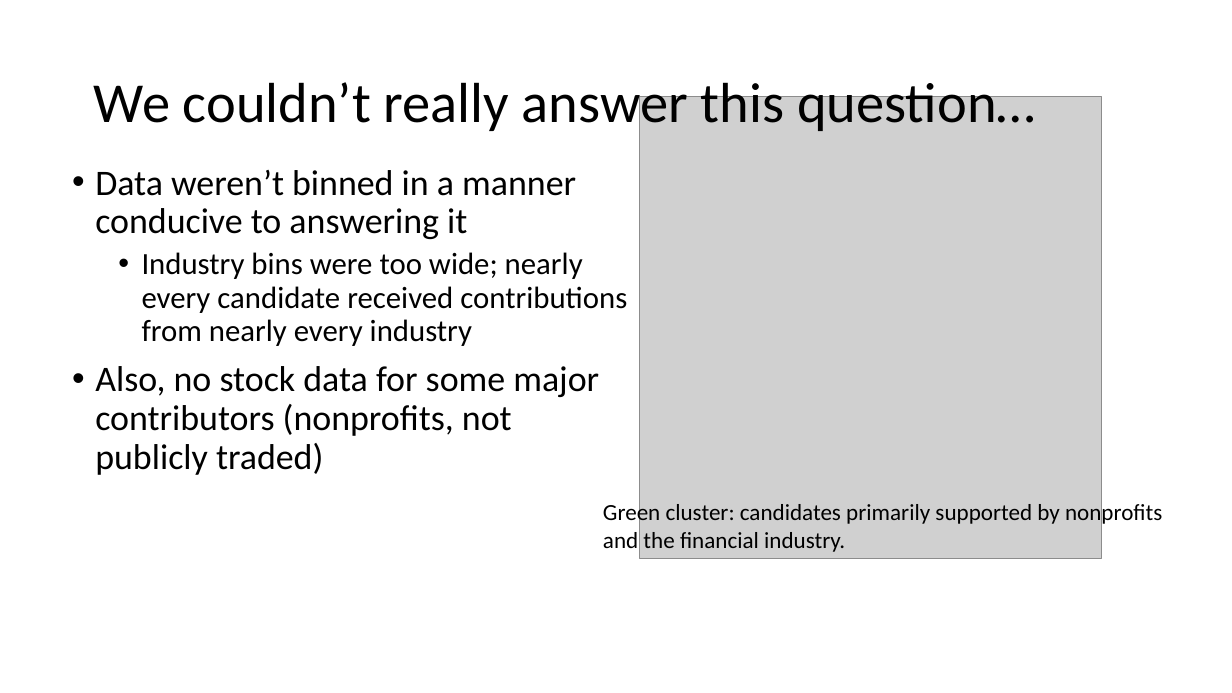
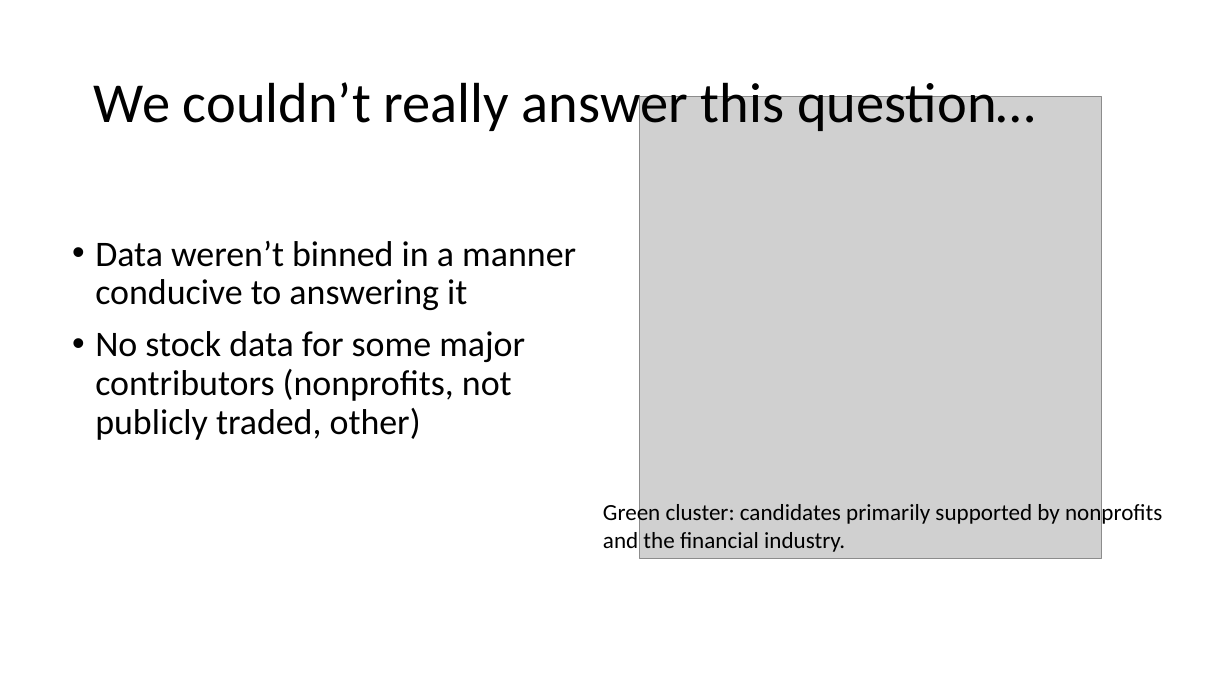
Before and after one commit to arifyali/50-percent-Chance-of-Awesome, a slide deck: slide 6 of Josh Slides.pptx. Drawn at 1232x693 pixels with LibreOffice and Linux fonts; fonts in the diff are those of the drawing; grey boxes stand for pictures. Boxes give left, top, right and bottom in pixels: in the first picture for what was removed or moved away, otherwise in the second. Text is boxed around its words. In the diff, an @@ line names an element or a change of style, - is before the commit and + after.

```diff
--- a/Josh Slides.pptx
+++ b/Josh Slides.pptx
@@ text "Data weren’t binned in a ...": place and size @@
-text "Data weren’t binned in a ..." at bbox=[95, 170, 627, 475]
+text "Data weren’t binned in a ..." at bbox=[95, 241, 576, 440]
@@ text at bbox=[95, 331, 525, 440]: text changed; size 24 to 28 pt @@
-  • Industry bins were too wide; nearly every candidate received contributions from nearly every industry
-• Also, no stock data for some major contributors (nonprofits, not publicly traded)
+• No stock data for some major contributors (nonprofits, not publicly traded, other)
```
Also in this commit, not shown: 2 other slides changed, 1 other file.
